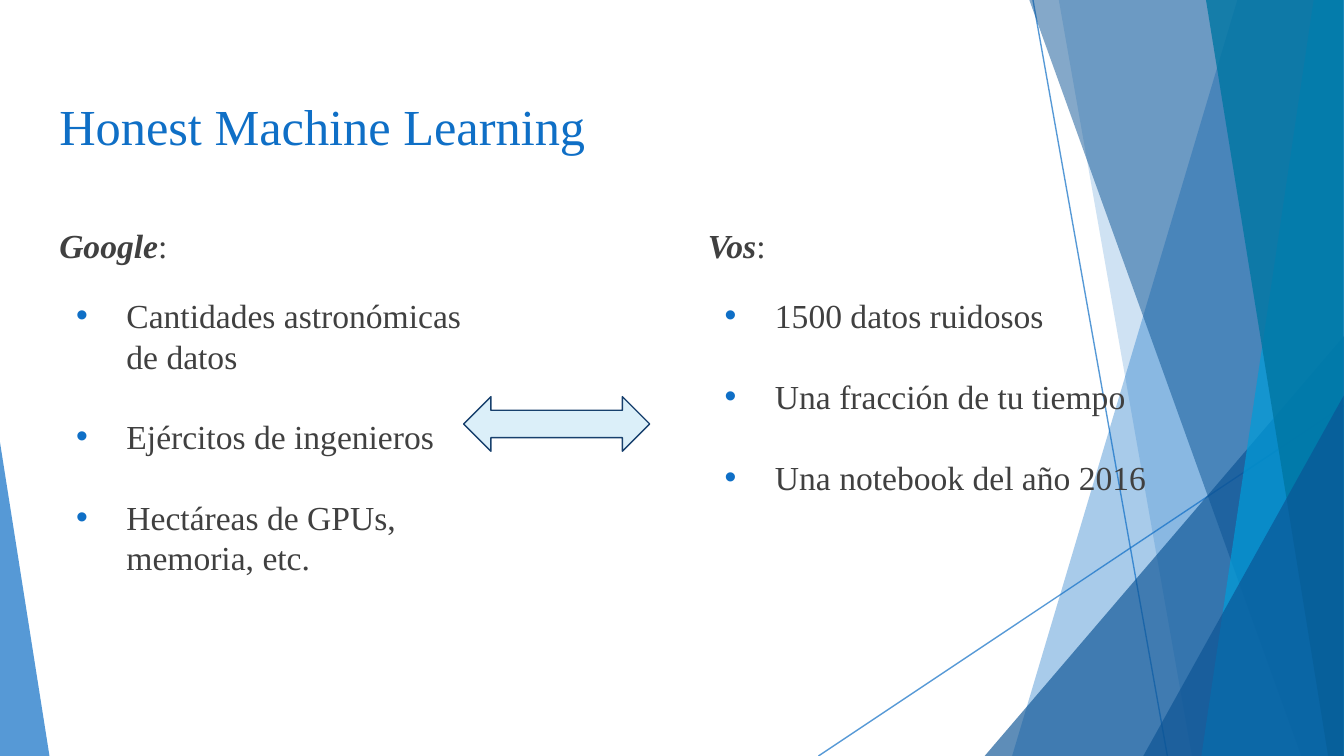
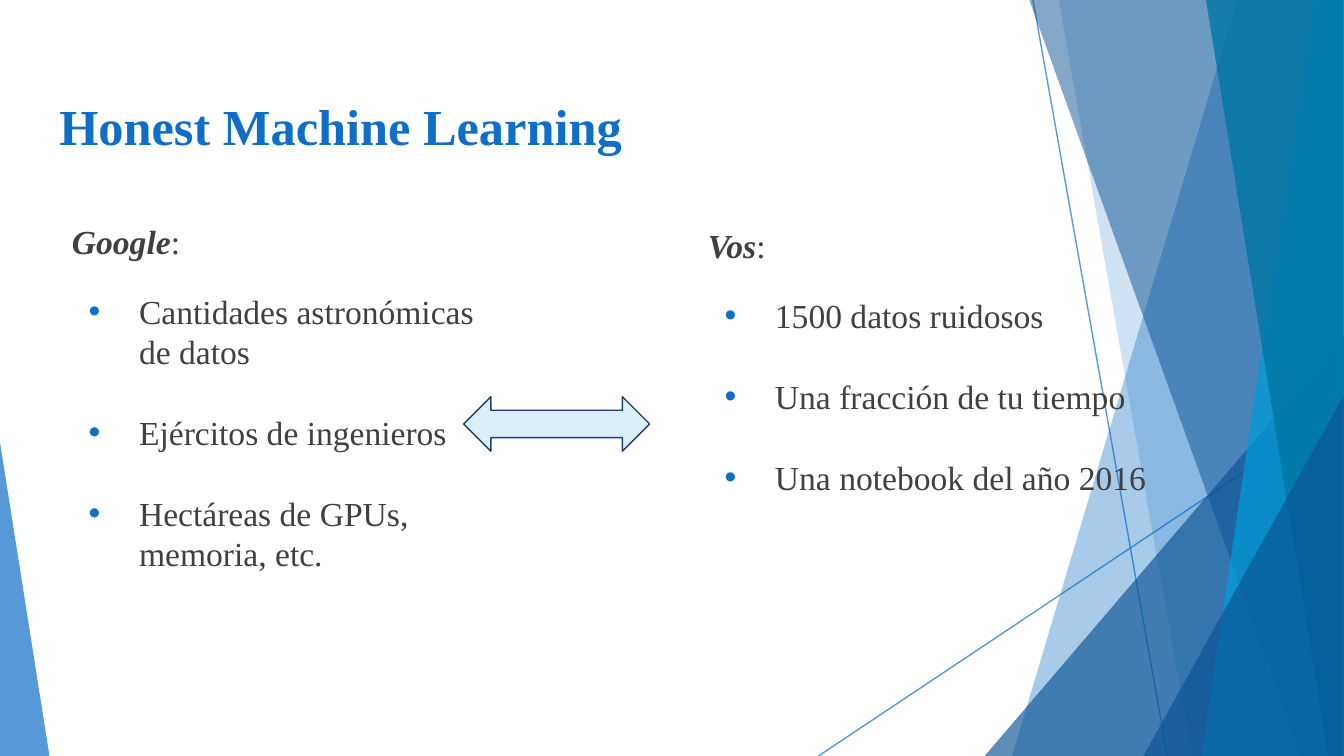
Before and after one commit to DiploDatos/AprendizajeSupervisado, a slide deck: slide 24 of Teórico/Aprendizaje Supervisado - Clase IV.ppsx. Drawn at 1344x756 pixels with LibreOffice and Linux fonts; fonts in the diff are those of the drawing. Boxes give left, top, right and bottom in pixels: in the first picture for what was removed or moved away, otherwise in the second. Text is boxed around its words. In the diff, an @@ line names an element or a change of style, - is before the commit and + after.

```diff
--- a/Teórico/Aprendizaje Supervisado - Clase IV.ppsx
+++ b/Teórico/Aprendizaje Supervisado - Clase IV.ppsx
@@ title "Honest Machine Learning" at (59,110,622,155): bold on @@
@@ text "Google:": place and size @@
-text "Google:" at (59,234,461,575)
+text "Google:" at (72,230,474,571)
```
Also in this commit, not shown: 1 slide added, 1 other file.
